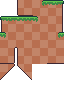
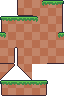
Layered file, before and after one edit (64x96). Changes by layer:
painted on "Outline" over <box>0,80,48,96</box>
painted on "Grass" over <box>0,80,48,96</box>
painted on "Dirt" over <box>0,80,48,96</box>
